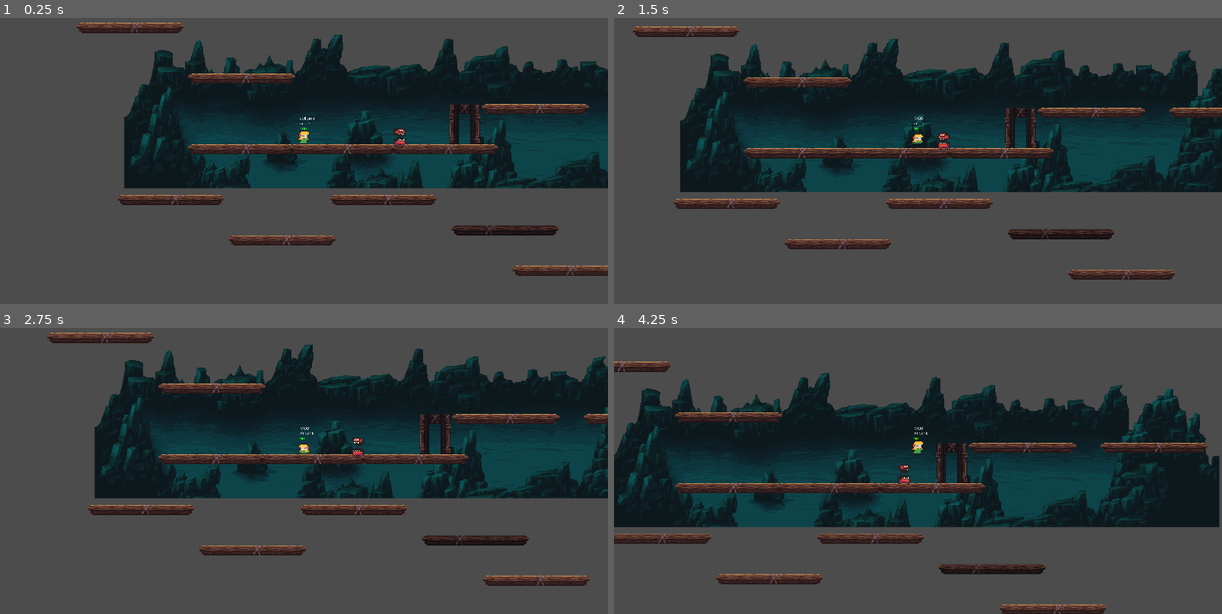
Above: before the commit, frames 1-4 (two rows, left to right).
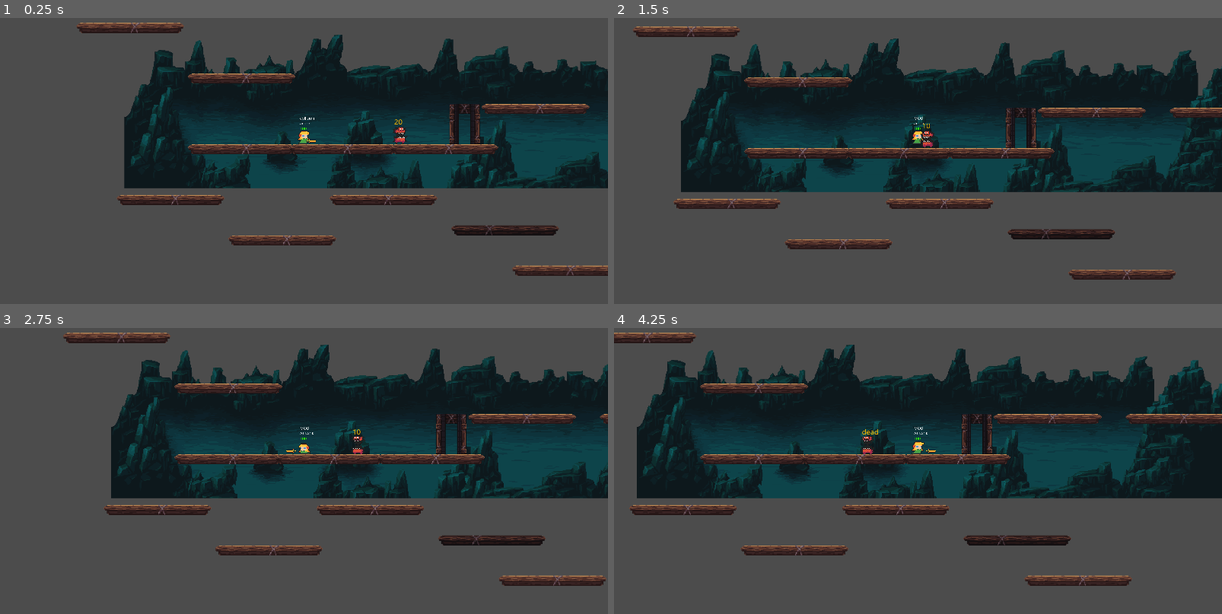
Above: after the commit, the same moments.

Repository: mirondorin/DQ-RL
Game: Godot game, scene res://scenes/MainScene.tscn
Two runs of this game, one before a commit and one after it. Both use one fixed random seed, a clock stepped at 60 frames per second and the inputs below.
Inputs:
- Up to frame 1 (0.25 s): no input
- Up to frame 2 (1.5 s): tap Enter at 0.5 s; hold 1 (ui_attack) 0.53-1.28 s; hold Right (ui_right) from 0.53 s (still down); tap Up (ui_up) at 0.77 s; tap 1 (ui_attack) at 1.35 s
- Up to frame 3 (2.75 s): tap Up (ui_up) at 1.52 s; release Right (ui_right) at 2.03 s; hold Left (ui_left) from 2.03 s (still down); hold 1 (ui_attack) from 2.03 s (still down)
- Up to frame 4 (4.25 s): release Left (ui_left) at 2.78 s; release 1 (ui_attack) at 2.78 s; hold Right (ui_right) from 2.78 s (still down); tap 1 (ui_attack) at 2.85 s; tap Up (ui_up) at 3.02, 3.77 s; hold 1 (ui_attack) from 3.53 s (still down)

The runs differ from the first frame. In frame 1, 0.1% of the frame differs, in the area x 50-68%, y 35-45%; in frame 2, 1.2%; in frame 3, 12%; in frame 4, 42%, in the area x 0-100%, y 1-100%.

Commit message:
added weapon + attack

Diff:
--- a/scenes/Mob.tscn
+++ b/scenes/Mob.tscn
@@ -8,6 +8,7 @@
 [ext_resource path="res://assets/0x72_DungeonTilesetII_v1.3.1/frames/big_demon_idle_anim_f0.png" type="Texture" id=6]
 [ext_resource path="res://assets/0x72_DungeonTilesetII_v1.3.1/frames/big_demon_idle_anim_f1.png" type="Texture" id=7]
 [ext_resource path="res://assets/0x72_DungeonTilesetII_v1.3.1/frames/big_demon_idle_anim_f2.png" type="Texture" id=8]
+[ext_resource path="res://assets/fonts/segoeui.tres" type="DynamicFont" id=9]
 
 [sub_resource type="SpriteFrames" id=1]
 animations = [ {
@@ -23,7 +24,7 @@
 } ]
 
 [sub_resource type="RectangleShape2D" id=2]
-extents = Vector2( 10, 13.0567 )
+extents = Vector2( 10, 14.8159 )
 
 [sub_resource type="CapsuleShape2D" id=3]
 radius = 45.9074
@@ -39,11 +40,11 @@
 [node name="AnimatedSprite" type="AnimatedSprite" parent="."]
 frames = SubResource( 1 )
 animation = "idle"
-frame = 1
+frame = 3
 playing = true
 
 [node name="CollisionShape2D" type="CollisionShape2D" parent="."]
-position = Vector2( 0, 2 )
+position = Vector2( 0, 3.374 )
 shape = SubResource( 2 )
 
 [node name="DetectArea" type="Area2D" parent="."]
@@ -56,6 +57,21 @@
 shape = SubResource( 3 )
 
 [node name="AttackCooldown" type="Timer" parent="."]
+
+[node name="HealthLabel" type="Label" parent="."]
+margin_left = -9.0
+margin_top = -26.0
+margin_right = 63.0
+margin_bottom = 33.0
+rect_scale = Vector2( 0.466, 0.444 )
+custom_fonts/font = ExtResource( 9 )
+custom_colors/font_color = Color( 1, 0.741176, 0, 1 )
+text = "20
+
+"
+__meta__ = {
+"_edit_use_anchors_": false
+}
 [connection signal="body_entered" from="DetectArea" to="." method="_on_DetectArea_body_entered"]
 [connection signal="body_exited" from="DetectArea" to="." method="_on_DetectArea_body_exited"]
 [connection signal="timeout" from="AttackCooldown" to="." method="_on_AttackCooldown_timeout"]
--- a/scenes/PlayableCharacter.tscn
+++ b/scenes/PlayableCharacter.tscn
@@ -11,12 +11,18 @@
 [ext_resource path="res://assets/0x72_DungeonTilesetII_v1.3.1/frames/elf_f_idle_anim_f3.png" type="Texture" id=9]
 [ext_resource path="res://assets/0x72_DungeonTilesetII_v1.3.1/frames/elf_f_run_anim_f3.png" type="Texture" id=10]
 [ext_resource path="res://assets/fonts/segoeui.tres" type="DynamicFont" id=11]
+[ext_resource path="res://scenes/Weapon.tscn" type="PackedScene" id=12]
 
 [sub_resource type="SpriteFrames" id=1]
 animations = [ {
 "frames": [ ExtResource( 6 ), ExtResource( 3 ), ExtResource( 7 ), ExtResource( 9 ) ],
 "loop": true,
 "name": "idle",
+"speed": 5.0
+}, {
+"frames": [ ExtResource( 8 ), ExtResource( 4 ), ExtResource( 5 ) ],
+"loop": true,
+"name": "jump",
 "speed": 5.0
 }, {
 "frames": [ ExtResource( 2 ) ],
@@ -29,11 +35,6 @@
 "name": "land",
 "speed": 5.0
 }, {
-"frames": [ ExtResource( 8 ), ExtResource( 4 ), ExtResource( 5 ) ],
-"loop": true,
-"name": "jump",
-"speed": 5.0
-}, {
 "frames": [ ExtResource( 8 ), ExtResource( 4 ), ExtResource( 5 ), ExtResource( 4 ), ExtResource( 10 ) ],
 "loop": true,
 "name": "walk",
@@ -44,6 +45,7 @@
 extents = Vector2( 29.53, 41.5921 )
 
 [node name="PlayableCharacter" type="KinematicBody2D"]
+position = Vector2( 0, -0.187286 )
 scale = Vector2( 0.25, 0.25 )
 script = ExtResource( 1 )
 __meta__ = {
@@ -56,6 +58,7 @@
 scale = Vector2( 5, 5 )
 frames = SubResource( 1 )
 animation = "idle"
+frame = 1
 playing = true
 
 [node name="CollisionShape2D" type="CollisionShape2D" parent="."]
@@ -95,10 +98,14 @@
 margin_left = -26.0
 margin_top = -49.0
 margin_right = 16.0
-margin_bottom = -14.0
+margin_bottom = -13.0
 custom_fonts/font = ExtResource( 11 )
 custom_colors/font_color = Color( 0.196078, 1, 0, 1 )
 text = "100"
 __meta__ = {
 "_edit_use_anchors_": false
 }
+
+[node name="Weapon" parent="." instance=ExtResource( 12 )]
+position = Vector2( 46.6849, 49.3108 )
+rotation = 0.0
--- /dev/null
+++ b/scenes/Weapon.tscn
@@ -0,0 +1,45 @@
+[gd_scene load_steps=5 format=2]
+
+[ext_resource path="res://assets/0x72_DungeonTilesetII_v1.3.1/frames/weapon_golden_sword.png" type="Texture" id=1]
+[ext_resource path="res://scripts/Weapon.gd" type="Script" id=2]
+
+[sub_resource type="RectangleShape2D" id=1]
+extents = Vector2( 5.05209, 12.3614 )
+
+[sub_resource type="Animation" id=2]
+resource_name = "attack"
+length = 0.4
+tracks/0/type = "value"
+tracks/0/path = NodePath(".:position")
+tracks/0/interp = 1
+tracks/0/loop_wrap = true
+tracks/0/imported = false
+tracks/0/enabled = true
+tracks/0/keys = {
+"times": PoolRealArray( 0, 0.0749531, 0.2, 0.3, 0.4 ),
+"transitions": PoolRealArray( 1, 1, 1, 1, 1 ),
+"update": 1,
+"values": [ Vector2( 0, 0 ), Vector2( -4.7622, 0 ), Vector2( 41.074, 0 ), Vector2( 33.885, 0 ), Vector2( 0, 0 ) ]
+}
+
+[node name="root" type="Node2D"]
+rotation = -0.00989461
+script = ExtResource( 2 )
+
+[node name="AnimatedSprite" type="Sprite" parent="."]
+rotation = 1.5708
+scale = Vector2( 3, 3 )
+texture = ExtResource( 1 )
+
+[node name="Area2D" type="Area2D" parent="AnimatedSprite"]
+input_pickable = false
+
+[node name="CollisionShape2D" type="CollisionShape2D" parent="AnimatedSprite/Area2D"]
+position = Vector2( 0.198425, -1.19055 )
+shape = SubResource( 1 )
+
+[node name="AnimationPlayer" type="AnimationPlayer" parent="."]
+root_node = NodePath("../AnimatedSprite")
+anims/attack = SubResource( 2 )
+[connection signal="body_entered" from="AnimatedSprite/Area2D" to="." method="_on_Area2D_body_entered"]
+[connection signal="animation_finished" from="AnimationPlayer" to="." method="_on_AnimationPlayer_animation_finished"]
--- a/scripts/Mob.gd
+++ b/scripts/Mob.gd
@@ -5,6 +5,8 @@
 onready var GRAVITY = get_node('../GlobalSettings').GRAVITY
 onready var player = $'../PlayableCharacter'
 onready var attack_timer = $'AttackCooldown'
+
+var health = 20
 
 var velocity = Vector2()
 var follow = false
@@ -64,6 +66,16 @@
 			attack_player(collision.collider)
 
 
+func take_damage(value):
+	health -= value
+	if health > 0:
+		$HealthLabel.text = String(health)
+	else:
+		$HealthLabel.text = "dead"
+
+	follow = false
+	attack_timer.start()
+
 func _on_DetectArea_body_entered(body):
 	if body == player:
 		follow = true
--- a/scripts/PlayableCharacter.gd
+++ b/scripts/PlayableCharacter.gd
@@ -39,6 +39,17 @@
 func solve_animation(velocity,delta):
 	if velocity.x != 0:
 		$AnimatedSprite.flip_h = velocity.x < 0
+		$Weapon/AnimatedSprite.flip_h = velocity.x < 0
+
+		if velocity.x < 0:
+			$Weapon.rotation_degrees = -180
+			if $Weapon.position.x > 0:
+				$Weapon.position.x = -$Weapon.position.x
+		elif velocity.x > 0:
+			$Weapon.rotation_degrees = 0
+			if $Weapon.position.x < 0:
+				$Weapon.position.x = -$Weapon.position.x
+
 
 	if in_jump or velocity.y>delta*GRAVITY+0.1: #in jump/falling
 		$AnimatedSprite.animation='jump'
@@ -86,6 +97,7 @@
 	health -= value
 	on_lose_hp()
 
+
 func solve_input(delta):
 	$DebugAction.text = 'action'
 
@@ -100,8 +112,7 @@
 
 	if Input.is_action_pressed("ui_attack"):
 		$DebugAction.text = 'ATTACK'
-
-
+		$Weapon.attack()
 
 func _physics_process(delta):
 	velocity.y += delta * GRAVITY
--- /dev/null
+++ b/scripts/Weapon.gd
@@ -0,0 +1,31 @@
+extends Node2D
+
+export var attack_damage = 10
+var attacking = false
+
+
+func _ready():
+	pass
+
+func attack():
+	$AnimationPlayer.play('attack')
+	attacking = true
+
+#func _process(delta):
+#	pass
+
+#func _physics_process(delta):
+#	pass
+
+func _on_Area2D_body_entered(body):
+	if attacking:
+		var overlapping_bodies = $AnimatedSprite/Area2D.get_overlapping_bodies()
+		for body in overlapping_bodies:
+			if body.name == "Mob":
+				if $AnimationPlayer.current_animation == 'attack':
+					body.call("take_damage", attack_damage)
+
+
+func _on_AnimationPlayer_animation_finished(anim_name):
+	if $AnimationPlayer.current_animation == 'attack':
+		attacking = false
Not shown: 1 places in scenes/Mob.tscn that only renumber resources
Not shown: 1 places in scenes/PlayableCharacter.tscn that only renumber resources
